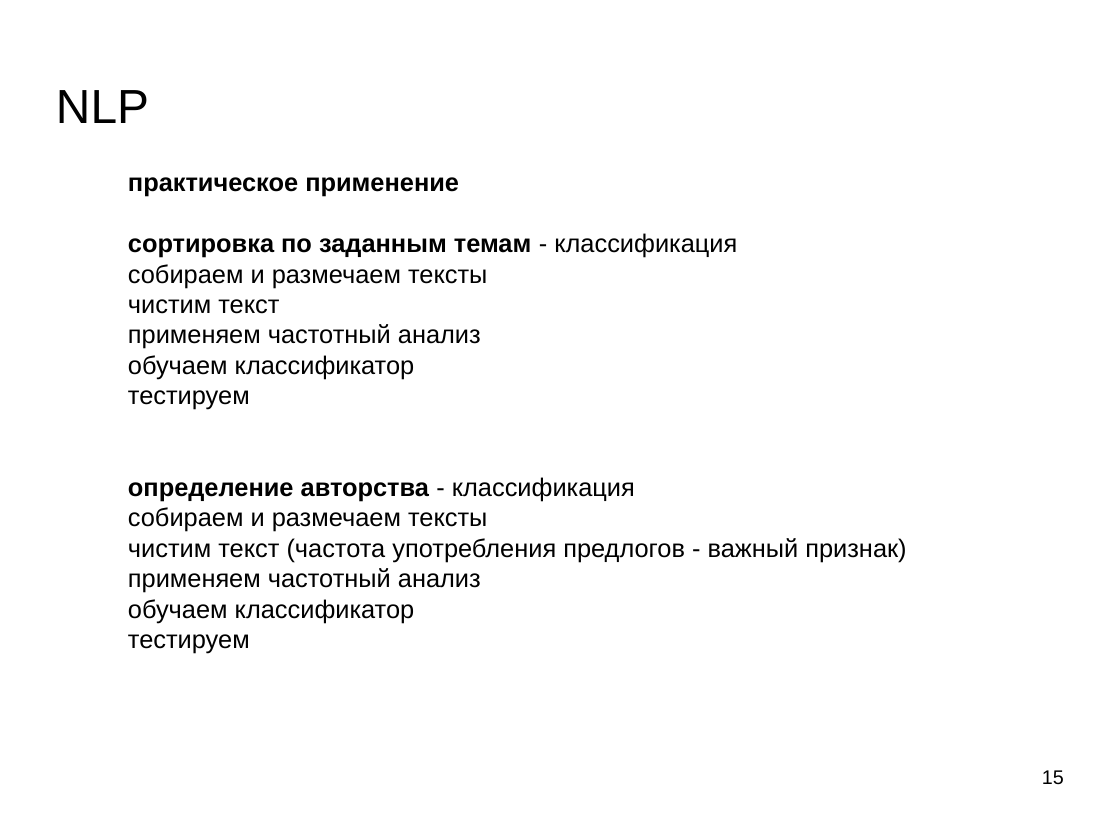
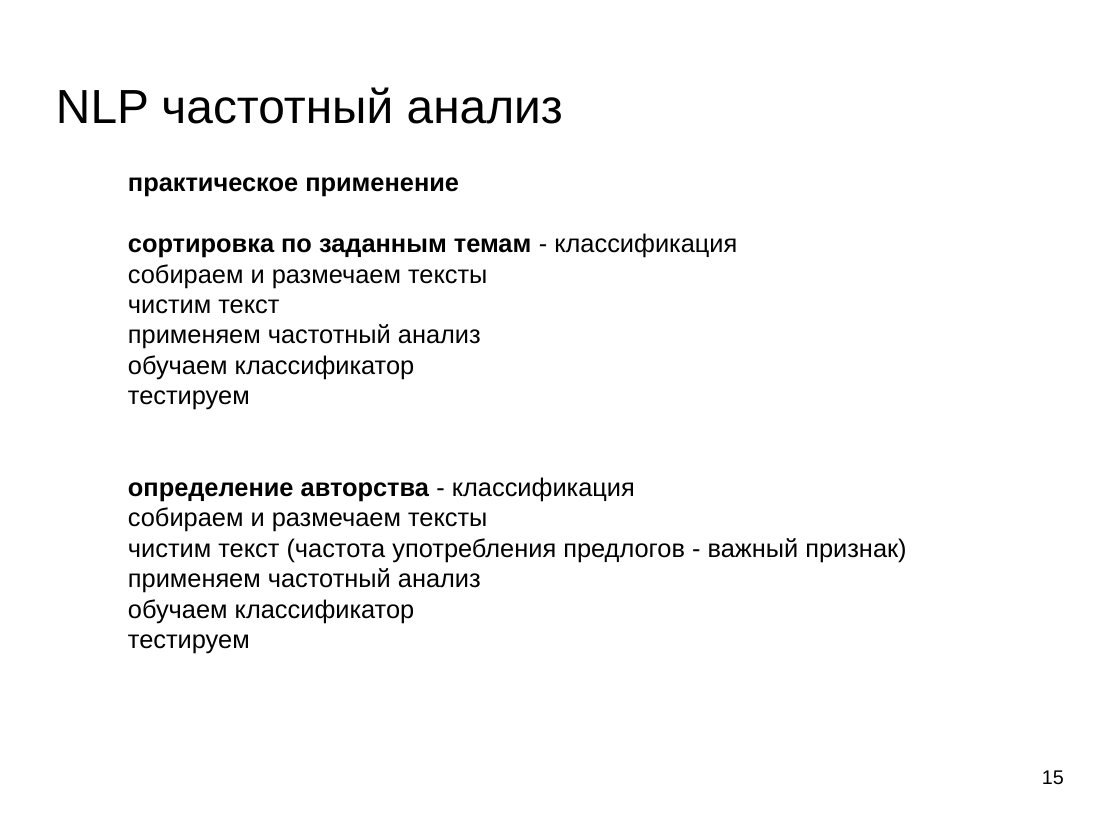
Before and after one commit to mechanoid5/ml_lectorium_legacy, a slide deck: slide 15 of 13-text-proc.odp. Drawn at 1120x840 pixels with LibreOffice and Linux fonts; fonts in the diff are those of the drawing; background and template pictures are left out. Boxes give left, top, right and bottom in pixels: in the first picture for what was removed or moved away, otherwise in the second. Text is boxed around its words. In the diff, an @@ line names an element or a change of style, - is before the commit and + after.

```diff
--- a/13-text-proc.odp
+++ b/13-text-proc.odp
@@ title at [56, 87, 563, 124]: text changed @@
-NLP
+NLP частотный анализ
```
Also in this commit, not shown: 16 other slides changed, 1 slide added, 1 slide removed, 4 other files.
